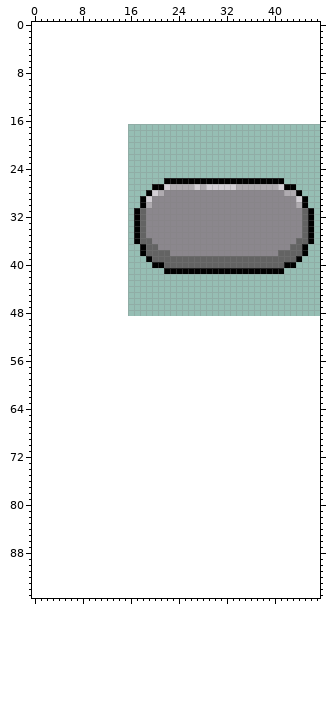
File history of a sprite sheet, Art/Sylvan Larceny/Buttons.png. The picture above is the old version.
The file is 32x32 pixels. Colours within 5 levels of each other are drawn and written as one. The old version is drawn lined up with the new one, on the new canvas.
After:
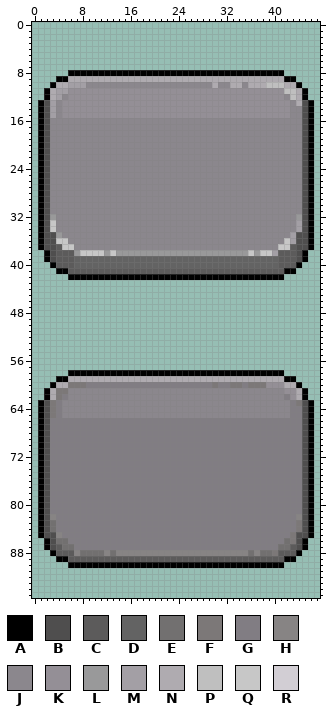
Palette (. is transparent): A #000000  B #4f4e4e  C #5c5b5b  D #636363  E #727070  F #7c7878  G #817d83  H #878484  J #8b878d  K #948f96  L #99999a  M #a39fa5  N #afabb0  P #bfbfbf  Q #c7c7c7  R #d2ced4
Message: ButtonForACAandEntryTask
Change:
canvas 32x32 -> 48x96, the old top-left corner now at 16,17
@@ x 0..47 @@
  7 ................................................
- 8 ................................................
- 9 ................................................
-10 ................................................
-11 ................................................
-12 ................................................
-13 ................................................
-14 ................................................
-15 ................................................
-16 ................................................
-17 ................................................
-18 ................................................
-19 ................................................
-20 ................................................
-21 ................................................
-22 ................................................
-23 ................................................
-24 ................................................
-25 ................................................
-26 ......................AAAAAAAAAAAAAAAAAAAA......
-27 ....................AARNNNNRNRRRRRNNNNNNNRAA....
-28 ...................ARNJJJJJJJJJJJJJJJJJJJJNNA...
-29 ..................ARJJJJJJJJJJJJJJJJJJJJJJJJRA..
-30 ..................ANJJJJJJJJJJJJJJJJJJJJJJJJNA..
-31 .................ADJJJJJJJJJJJJJJJJJJJJJJJJJJDA.
-32 .................ADJJJJJJJJJJJJJJJJJJJJJJJJJJDA.
-33 .................ADJJJJJJJJJJJJJJJJJJJJJJJJJJDA.
-34 .................ADJJJJJJJJJJJJJJJJJJJJJJJJJJDA.
-35 .................ADJJJJJJJJJJJJJJJJJJJJJJJJJJDA.
-36 .................ADDJJJJJJJJJJJJJJJJJJJJJJJJDDA.
-37 ..................ADDJJJJJJJJJJJJJJJJJJJJJJDDA..
-38 ..................ADDDDJJJJJJJJJJJJJJJJJJDDDDA..
-39 ...................ADDDDDDDDDDDDDDDDDDDDDDDDA...
-40 ....................AADDDDDDDDDDDDDDDDDDDDAA....
-41 ......................AAAAAAAAAAAAAAAAAAAA......
-42 ................................................
+ 8 ......AAAAAAAAAAAAAAAAAAAAAAAAAAAAAAAAAAAA......
+ 9 ....AANNNNNNNNNNNNNNNNNNNNNNNNNNNNNNNNNNNNAA....
+10 ...ANNMMMJJJJJJJJJJJJJJJJJJJJJNJJNNJNNNPPPNNA...
+11 ..ANMMKKKKKKKKKKKKKKKKKKKKKKKKKKKKKKKKKKKKPPNA..
+12 ..ANMJKKKKKKKKKKKKKKKKKKKKKKKKKKKKKKKKKKKKJPNA..
+13 .ABMJKKKKKKKKKKKKKKKKKKKKKKKKKKKKKKKKKKKKKKJNBA.
+14 .ABMJKKKKKKKKKKKKKKKKKKKKKKKKKKKKKKKKKKKKKKJJBA.
+15 .ABMJKKKKKKKKKKKKKKKKKKKKKKKKKKKKKKKKKKKKKKJJBA.
+16 .ABJJJJJJJJJJJJJJJJJJJJJJJJJJJJJJJJJJJJJJJJJJBA.
+17 .ABJJJJJJJJJJJJJJJJJJJJJJJJJJJJJJJJJJJJJJJJJJBA.
+18 .ABJJJJJJJJJJJJJJJJJJJJJJJJJJJJJJJJJJJJJJJJJJBA.
+19 .ABJJJJJJJJJJJJJJJJJJJJJJJJJJJJJJJJJJJJJJJJJJBA.
+20 .ABJJJJJJJJJJJJJJJJJJJJJJJJJJJJJJJJJJJJJJJJJJBA.
+21 .ABJJJJJJJJJJJJJJJJJJJJJJJJJJJJJJJJJJJJJJJJJJBA.
+22 .ABJJJJJJJJJJJJJJJJJJJJJJJJJJJJJJJJJJJJJJJJJJBA.
+23 .ABJJJJJJJJJJJJJJJJJJJJJJJJJJJJJJJJJJJJJJJJJJBA.
+24 .ABJJJJJJJJJJJJJJJJJJJJJJJJJJJJJJJJJJJJJJJJJJBA.
+25 .ABJJJJJJJJJJJJJJJJJJJJJJJJJJJJJJJJJJJJJJJJJJBA.
+26 .ABJJJJJJJJJJJJJJJJJJJJJJJJJJJJJJJJJJJJJJJJJJBA.
+27 .ABJJJJJJJJJJJJJJJJJJJJJJJJJJJJJJJJJJJJJJJJJJBA.
+28 .ABJJJJJJJJJJJJJJJJJJJJJJJJJJJJJJJJJJJJJJJJJJBA.
+29 .ABJJJJJJJJJJJJJJJJJJJJJJJJJJJJJJJJJJJJJJJJJJBA.
+30 .ABJJJJJJJJJJJJJJJJJJJJJJJJJJJJJJJJJJJJJJJJJJBA.
+31 .ABJJJJJJJJJJJJJJJJJJJJJJJJJJJJJJJJJJJJJJJJJJBA.
+32 .ABLJJJJJJJJJJJJJJJJJJJJJJJJJJJJJJJJJJJJJJJJLBA.
+33 .ABQJJJJJJJJJJJJJJJJJJJJJJJJJJJJJJJJJJJJJJJJMBA.
+34 .ABQJJJJJJJJJJJJJJJJJJJJJJJJJJJJJJJJJJJJJJJJMBA.
+35 .ABBLJJJJJJJJJJJJJJJJJJJJJJJJJJJJJJJJJJJJJJMBBA.
+36 .ABBQQJJJJJJJJJJJJJJJJJJJJJJJJJJJJJJJJJJJJQMBBA.
+37 .ABBCQQJJJJJJJJJJJJJJJJJJJJJJJJJJJJJJJJJJQQCBBA.
+38 ..ABCCCLQQQQLQLLLLLLLLLLLLLLLLLLLLLLQLQQMCCCBA..
+39 ..ABCCCDDDDDDDDDDDDDDDDDDDDDDDDDDDDDDDDDDCCCBA..
+40 ...ACCCDDDDDDDDDDDDDDDDDDDDDDDDDDDDDDDDDDCCCA...
+41 ....AACCCCCCCCCCCCCCCCCCCCCCCCCCCCCCCCCCCCAA....
+42 ......AAAAAAAAAAAAAAAAAAAAAAAAAAAAAAAAAAAA......
 43 ................................................
@@ x 0..47 @@
 57 ................................................
-58 ................................................
-59 ................................................
-60 ................................................
-61 ................................................
-62 ................................................
-63 ................................................
-64 ................................................
-65 ................................................
-66 ................................................
-67 ................................................
-68 ................................................
-69 ................................................
-70 ................................................
-71 ................................................
-72 ................................................
-73 ................................................
-74 ................................................
-75 ................................................
-76 ................................................
-77 ................................................
-78 ................................................
-79 ................................................
-80 ................................................
-81 ................................................
-82 ................................................
-83 ................................................
-84 ................................................
-85 ................................................
-86 ................................................
-87 ................................................
-88 ................................................
-89 ................................................
-90 ................................................
+58 ......AAAAAAAAAAAAAAAAAAAAAAAAAAAAAAAAAAAA......
+59 ....AANNNNNNNNNNNNNNNNNNNNNNNNNNNNNNNNNNNNAA....
+60 ...ANNFFFGGGGGGGGGGGGGGGGGGGGGFGGFFGFFFKKKNNA...
+61 ..ANFFJJJJJJJJJJJJJJJJJJJJJJJJJJJJJJJJJJJJKKNA..
+62 ..ANFGJJJJJJJJJJJJJJJJJJJJJJJJJJJJJJJJJJJJGKNA..
+63 .ABFGJJJJJJJJJJJJJJJJJJJJJJJJJJJJJJJJJJJJJJGFBA.
+64 .ABFGJJJJJJJJJJJJJJJJJJJJJJJJJJJJJJJJJJJJJJGGBA.
+65 .ABFGJJJJJJJJJJJJJJJJJJJJJJJJJJJJJJJJJJJJJJGGBA.
+66 .ABGGGGGGGGGGGGGGGGGGGGGGGGGGGGGGGGGGGGGGGGGGBA.
+67 .ABGGGGGGGGGGGGGGGGGGGGGGGGGGGGGGGGGGGGGGGGGGBA.
+68 .ABGGGGGGGGGGGGGGGGGGGGGGGGGGGGGGGGGGGGGGGGGGBA.
+69 .ABGGGGGGGGGGGGGGGGGGGGGGGGGGGGGGGGGGGGGGGGGGBA.
+70 .ABGGGGGGGGGGGGGGGGGGGGGGGGGGGGGGGGGGGGGGGGGGBA.
+71 .ABGGGGGGGGGGGGGGGGGGGGGGGGGGGGGGGGGGGGGGGGGGBA.
+72 .ABGGGGGGGGGGGGGGGGGGGGGGGGGGGGGGGGGGGGGGGGGGBA.
+73 .ABGGGGGGGGGGGGGGGGGGGGGGGGGGGGGGGGGGGGGGGGGGBA.
+74 .ABGGGGGGGGGGGGGGGGGGGGGGGGGGGGGGGGGGGGGGGGGGBA.
+75 .ABGGGGGGGGGGGGGGGGGGGGGGGGGGGGGGGGGGGGGGGGGGBA.
+76 .ABGGGGGGGGGGGGGGGGGGGGGGGGGGGGGGGGGGGGGGGGGGBA.
+77 .ABGGGGGGGGGGGGGGGGGGGGGGGGGGGGGGGGGGGGGGGGGGBA.
+78 .ABGGGGGGGGGGGGGGGGGGGGGGGGGGGGGGGGGGGGGGGGGGBA.
+79 .ABGGGGGGGGGGGGGGGGGGGGGGGGGGGGGGGGGGGGGGGGGGBA.
+80 .ABGGGGGGGGGGGGGGGGGGGGGGGGGGGGGGGGGGGGGGGGGGBA.
+81 .ABGGGGGGGGGGGGGGGGGGGGGGGGGGGGGGGGGGGGGGGGGGBA.
+82 .ABHGGGGGGGGGGGGGGGGGGGGGGGGGGGGGGGGGGGGGGGGHBA.
+83 .ABEGGGGGGGGGGGGGGGGGGGGGGGGGGGGGGGGGGGGGGGGFBA.
+84 .ABEGGGGGGGGGGGGGGGGGGGGGGGGGGGGGGGGGGGGGGGGFBA.
+85 .ABBHGGGGGGGGGGGGGGGGGGGGGGGGGGGGGGGGGGGGGGFBBA.
+86 ..ABEEGGGGGGGGGGGGGGGGGGGGGGGGGGGGGGGGGGGGEFBA..
+87 ..ABCEEGGGGGGGGGGGGGGGGGGGGGGGGGGGGGGGGGGEECBA..
+88 ...ACCCHEEEEHEHHHHHHHHHHHHHHHHHHHHHHEHEEFCCCA...
+89 ....AACCCCCCCCCCCCCCCCCCCCCCCCCCCCCCCCCCCCAA....
+90 ......AAAAAAAAAAAAAAAAAAAAAAAAAAAAAAAAAAAA......
 91 ................................................
Where, in picture pixels (left, top, right, bottom), the same in both pictures:
changed: (38, 70, 314, 280)
added: (38, 370, 314, 568)
